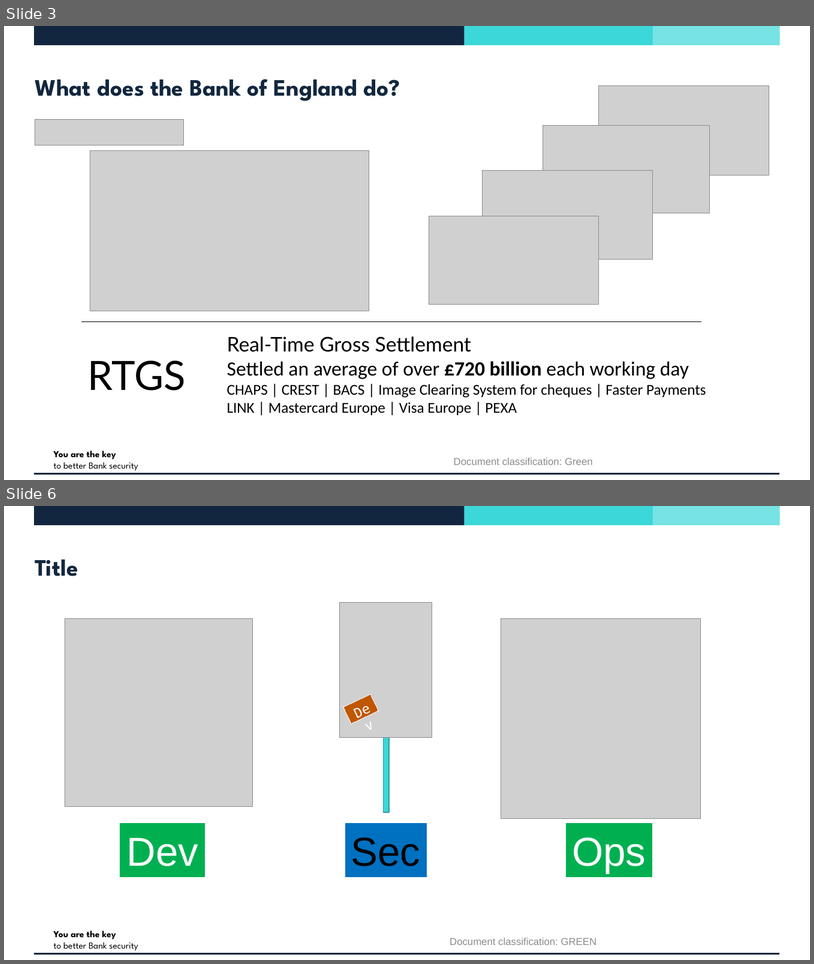
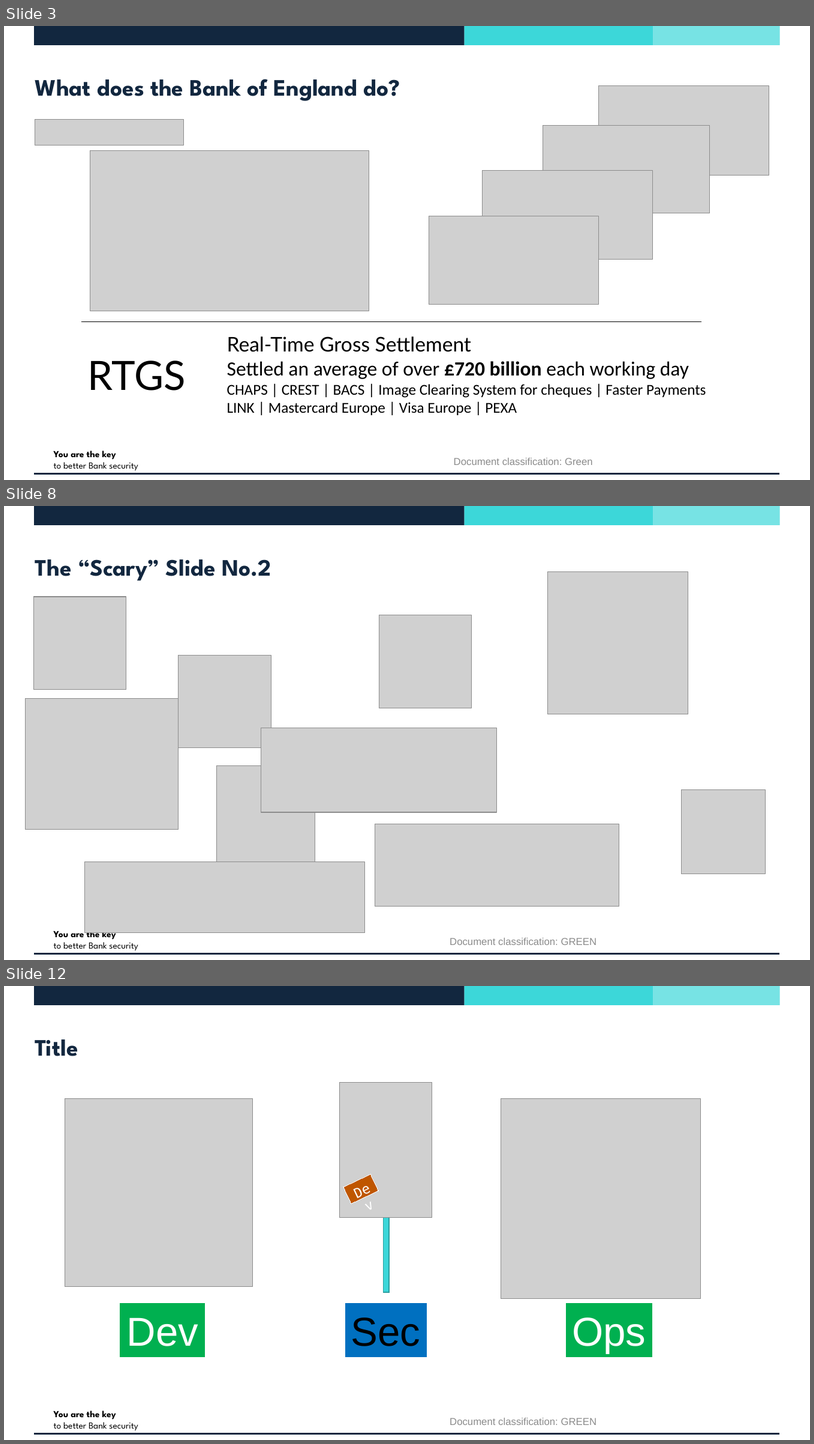
Before and after one commit to vincentjking/Presentations, a slide deck: 202301 - BCS/DevSecOps - The True Cost of Secure Transformation.pptx. Shown one above the other, each under a label of ours: slides 3 and 6 before the commit, slides 3, 8 and 12 after it; the slides between them are not shown. The pictures are 814x964 and 814x1444 pixels, drawn with LibreOffice and Linux fonts; fonts in the diff are those of the drawing; grey boxes stand for pictures; background and template pictures are left out. Boxes give left, top, right and bottom in pixels: in the first picture for what was removed or moved away, otherwise in the second. Text is boxed around its words. In the diff, an @@ line names an element or a change of style, - is before the commit and + after.

```diff
--- a/202301 - BCS/DevSecOps - The True Cost of Secure Transformation.pptx
+++ b/202301 - BCS/DevSecOps - The True Cost of Secure Transformation.pptx
@@ slide 8 added at (4,506,810,960), background #FFFFFF; not listed: 5 template elements that a slide beside it also shows @@
@@ title added at (35,559,272,580), 28 pt, text #12273F, bold @@
+The “Scary” Slide No.2
@@ picture added at (548,572,688,714) @@
@@ picture added at (33,597,126,690) @@
@@ picture added at (380,615,472,708) @@
@@ picture added at (179,655,272,747) @@
@@ picture added at (26,699,179,829) @@
@@ picture added at (261,727,498,812) @@
@@ picture added at (217,766,315,864) @@
@@ picture added at (681,790,765,874) @@
@@ picture added at (375,824,619,906) @@
@@ picture added at (85,862,366,933) @@
@@ text added at (450,937,597,945), 12 pt, text #8C8C8C @@
+Document classification: GREEN
@@ what was slide 6 is now slide 12 @@
```
Also in this commit, not shown: 4 slides changed, 8 other slides added, 3 slides removed.
